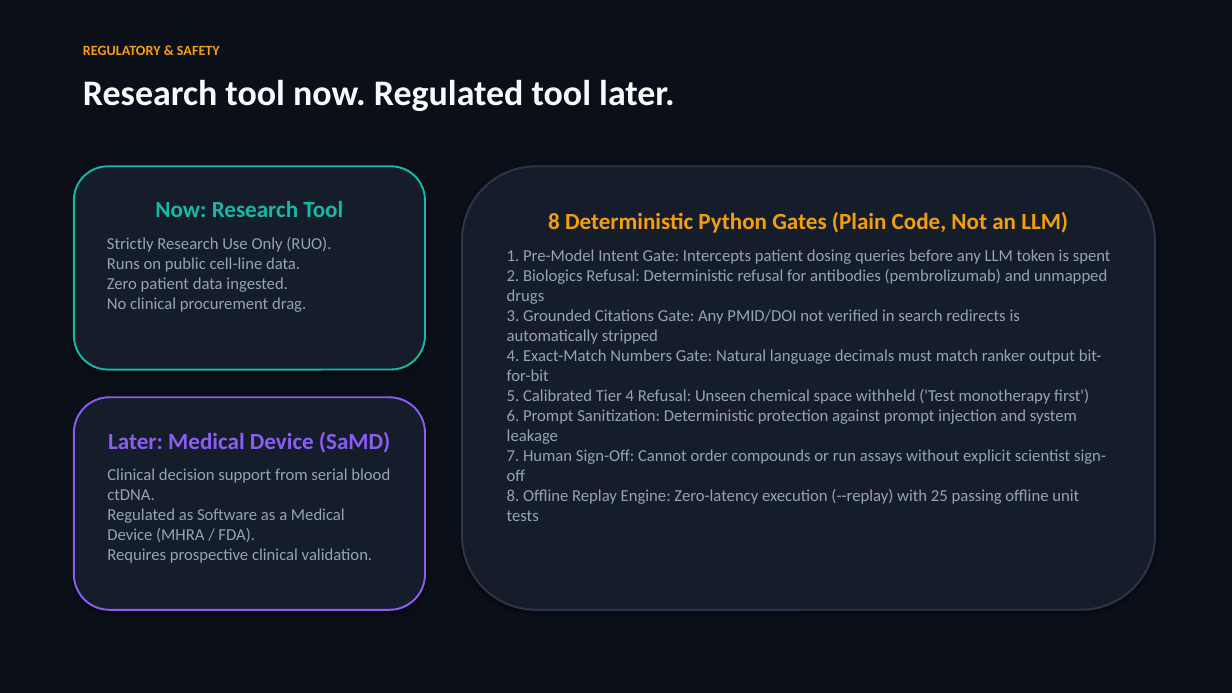
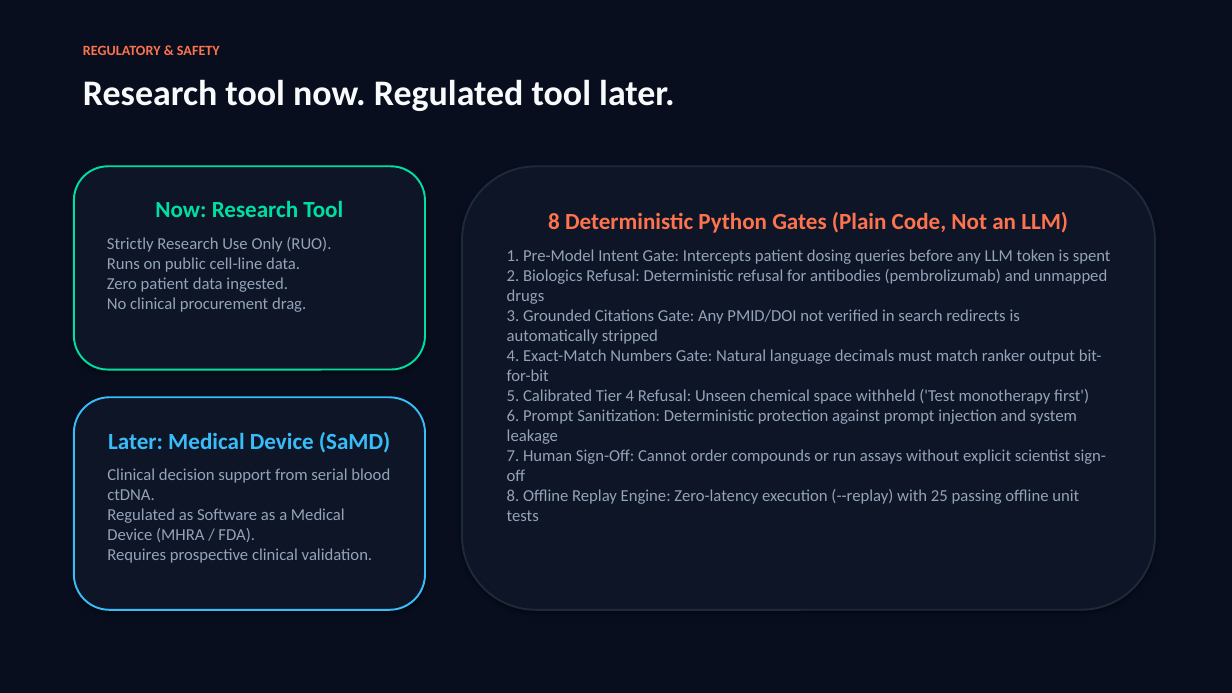
Before and after one commit to leventkoymen/backprop-to-the-future-b56f8f5e-submission-repo, a slide deck: slide 7 of docs/LungPair_Pitch_Deck_Team_Backprop.pptx. Drawn at 1232x693 pixels with LibreOffice and Linux fonts; fonts in the diff are those of the drawing. Boxes give left, top, right and bottom in pixels: in the first picture for what was removed or moved away, otherwise in the second. Text is boxed around its words. In the diff, an @@ line names an element or a change of style, - is before the commit and + after.

Commit message:
Style: update deck PPTX and PDFs with Canva color architecture (Midnight Navy, Mint, Cantaloupe Orange) and Med 2026 toxicity quote

```diff
--- a/docs/LungPair_Pitch_Deck_Team_Backprop.pptx
+++ b/docs/LungPair_Pitch_Deck_Team_Backprop.pptx
@@ rectangle at <box>0,0,1232,693</box>: fill #0B0F17 to #080E1E @@
@@ text "REGULATORY & SAFETY" at <box>83,45,220,55</box>: text colour #F59E0B to #FC734D @@
@@ rounded rectangle "Now: Research Tool" at <box>74,166,425,370</box>: fill #151D2A to #0D1527; outline #14B8A6 1.5 pt to #00DFA2 1.5 pt @@
@@ rounded rectangle "8 Deterministic Python Gates (Plain ..." at <box>462,166,1155,610</box>: fill #151D2A to #0D1527; outline #2A374A 1.5 pt to #1E293B 1.5 pt @@
@@ text in rounded rectangle at <box>155,200,343,217</box>: text colour #14B8A6 to #00DFA2 in "Now: Research Tool" @@
@@ text in rounded rectangle at <box>548,212,1068,233</box>: text colour #F59E0B to #FC734D in "8 Deterministic Python Gates (Plain Code, Not ..." @@
@@ rounded rectangle "Later: Medical Device (SaMD)" at <box>74,397,425,610</box>: fill #151D2A to #0D1527; outline #8B5CF6 1.5 pt to #38BDF8 1.5 pt @@
@@ text in rounded rectangle at <box>108,432,390,453</box>: text colour #8B5CF6 to #38BDF8 in "Later: Medical Device (SaMD)" @@
```
Also in this commit, not shown: 7 other slides changed, 2 other files.
